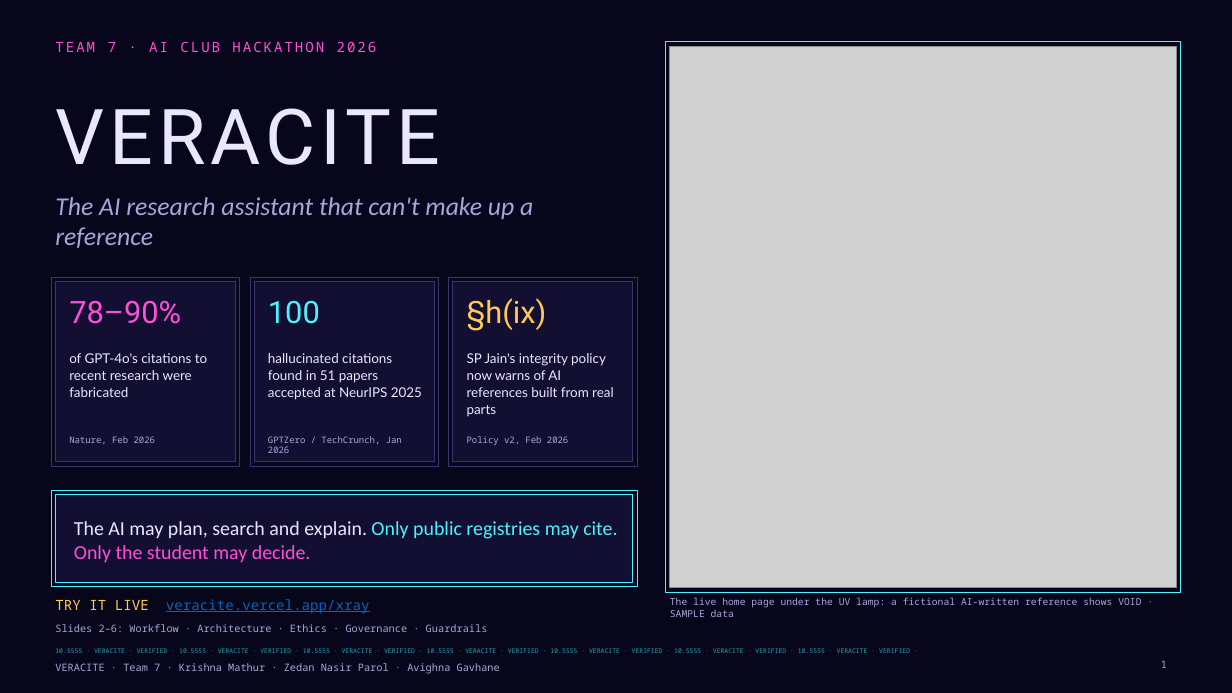
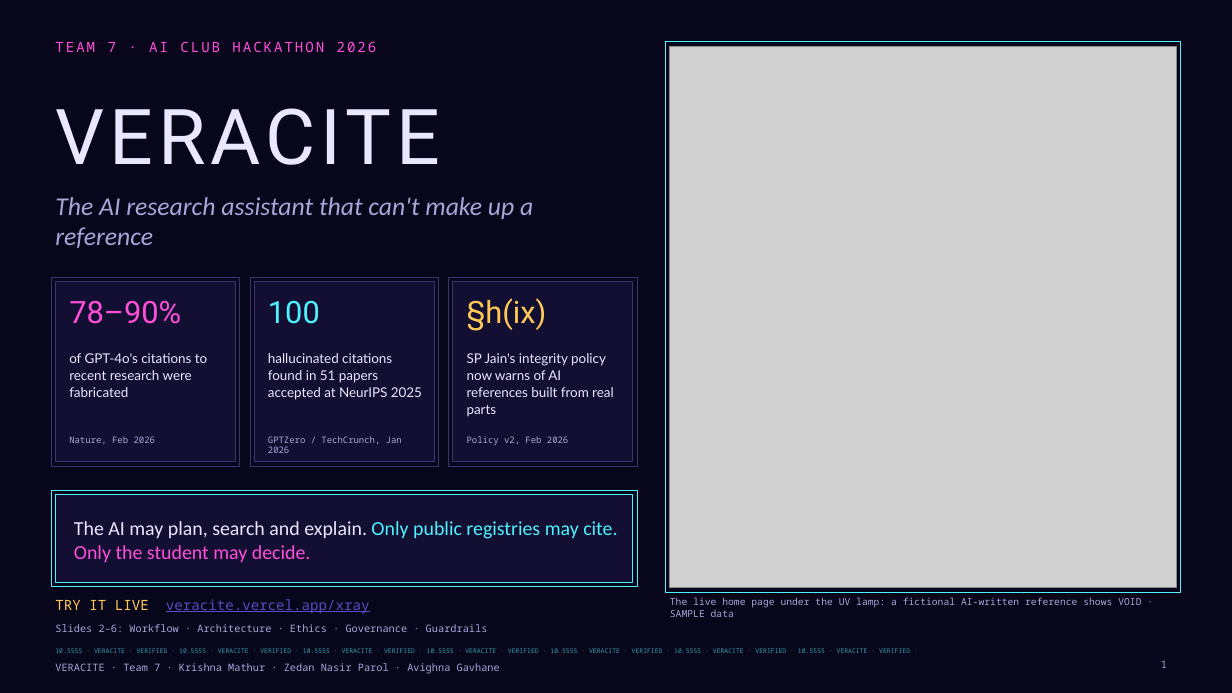
Before and after one commit to krish2105/veracite, a slide deck: slide 1 of submissions/phase1/Team7_Veracite_Phase1_Deck.pptx. Drawn at 1232x693 pixels with LibreOffice and Linux fonts; fonts in the diff are those of the drawing; grey boxes stand for pictures. Boxes give left, top, right and bottom in pixels: in the first picture for what was removed or moved away, otherwise in the second. Text is boxed around its words. In the diff, an @@ line names an element or a change of style, - is before the commit and + after.

Commit message:
K46: deck brought up to date with the live site, and a 3-person demo script
Deck (6 slides, same layout): workflow side doors (chatbot answer, PDF,
.bib/.ris import, saved web pages, re-check), five CSL citation styles,
open API + MCP server, PDFs read in the browser, free full-text links,
How this was decided, debate round, web pages capped at Partial.
PPTX + PDF rebuilt with brand fonts; validate.py passes.

Demo script: 11-page A4 PDF with the full walkthrough (clicks, lines,
why it matters, what to do if it fails or runs long), the AI-off
version, handovers, Q&A owners, a plain-words explainer and one cue
card per person. Source in submissions/phase2/demo-script/.

Prompt log rows 69-81 corrected to their commit times; row 82 added.

```diff
--- a/submissions/phase1/Team7_Veracite_Phase1_Deck.pptx
+++ b/submissions/phase1/Team7_Veracite_Phase1_Deck.pptx
@@ text "TRY IT LIVE veracite.vercel.app/xray" at <box>55,599,370,614</box>: text colour #0563C1 to #5B4BC4 in "veracite.vercel.app/xray" @@
```
Also in this commit, not shown: 5 other slides changed, 7 other files.
